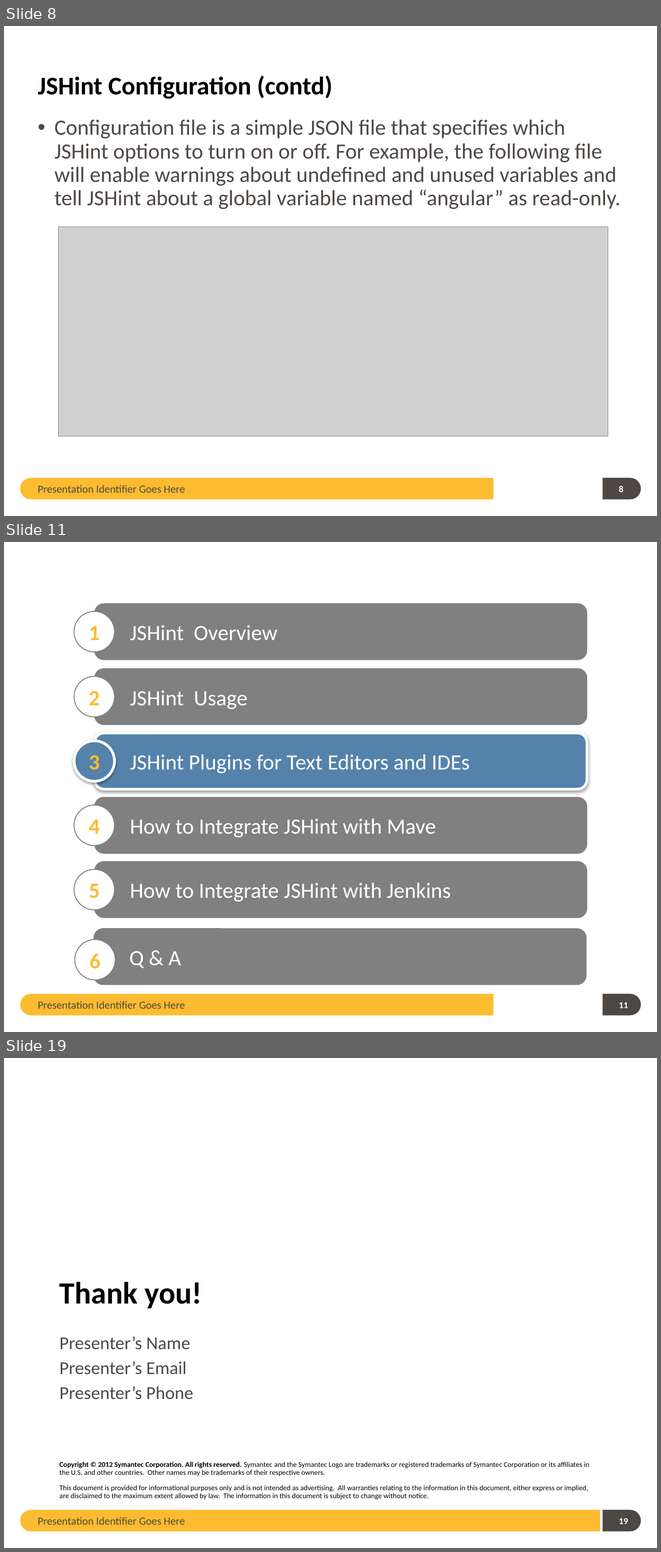
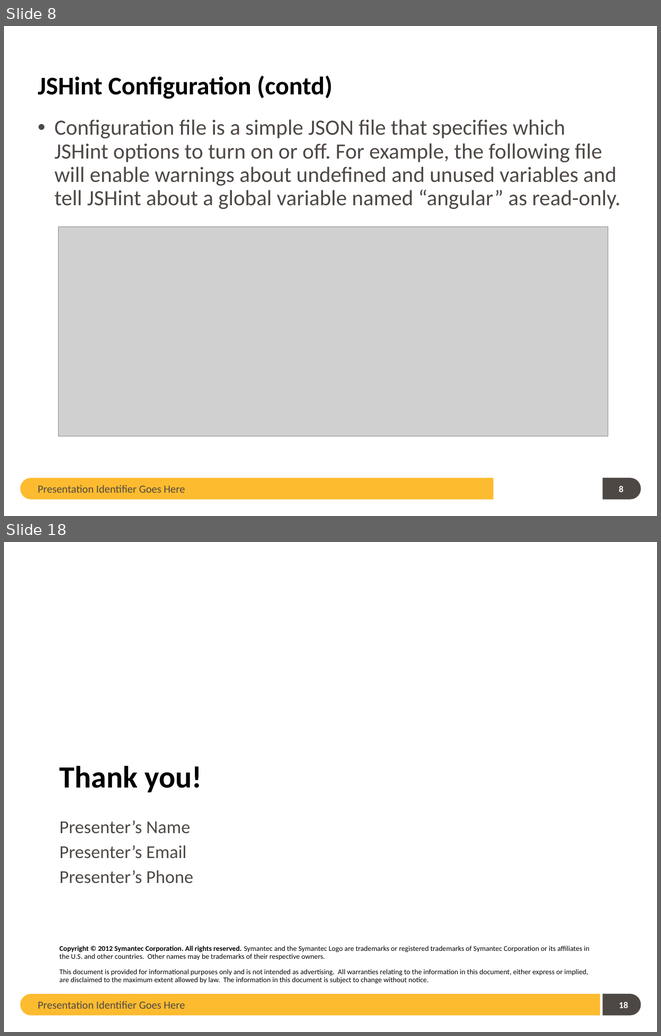
Before and after one commit to guangweiqiao/EIMS, a slide deck: EIMS/doc/JSHint TOI.pptx. Shown one above the other, each under a label of ours: slides 8, 11 and 19 before the commit, slides 8 and 18 after it; the slides between them are not shown. The pictures are 661x1552 and 661x1036 pixels, drawn with LibreOffice and Linux fonts; fonts in the diff are those of the drawing; grey boxes stand for pictures; background and template pictures are left out. Boxes give left, top, right and bottom in pixels: in the first picture for what was removed or moved away, otherwise in the second. Text is boxed around its words. In the diff, an @@ line names an element or a change of style, - is before the commit and + after.

```diff
--- a/EIMS/doc/JSHint TOI.pptx
+++ b/EIMS/doc/JSHint TOI.pptx
@@ slide 11 removed at box(4, 542, 657, 1032), background #FFFFFF; not listed: 2 template elements that a slide beside it also shows @@
@@ rounded rectangle removed at box(95, 603, 587, 660) @@
-JSHint Overview
@@ ellipse removed at box(74, 611, 114, 652) @@
-1
@@ rounded rectangle removed at box(95, 669, 587, 725) @@
-JSHint Usage
@@ ellipse removed at box(74, 677, 114, 717) @@
-2
@@ ellipse removed at box(74, 741, 114, 781) @@
-3
@@ rounded rectangle removed at box(95, 733, 587, 789) @@
-JSHint Plugins for Text Editors and IDEs
@@ ellipse removed at box(74, 805, 114, 846) @@
-4
@@ rounded rectangle removed at box(95, 797, 587, 854) @@
-How to Integrate JSHint with Mave
@@ ellipse removed at box(74, 869, 114, 910) @@
-5
@@ rounded rectangle removed at box(95, 861, 587, 917) @@
-How to Integrate JSHint with Jenkins
@@ ellipse removed at box(74, 939, 115, 979) @@
-6
@@ rounded rectangle removed at box(94, 928, 586, 985) @@
-Q & A
@@ text removed at box(38, 1000, 185, 1008) @@
-Presentation Identifier Goes Here
@@ page number removed at box(619, 1002, 628, 1008) @@
-11
@@ what was slide 19 is now slide 18 @@
@@ page number at box(619, 1002, 628, 1008): text changed @@
-19
+18
```
Also in this commit, not shown: 9 slides changed, 4 slides added, 22 other slides removed.
